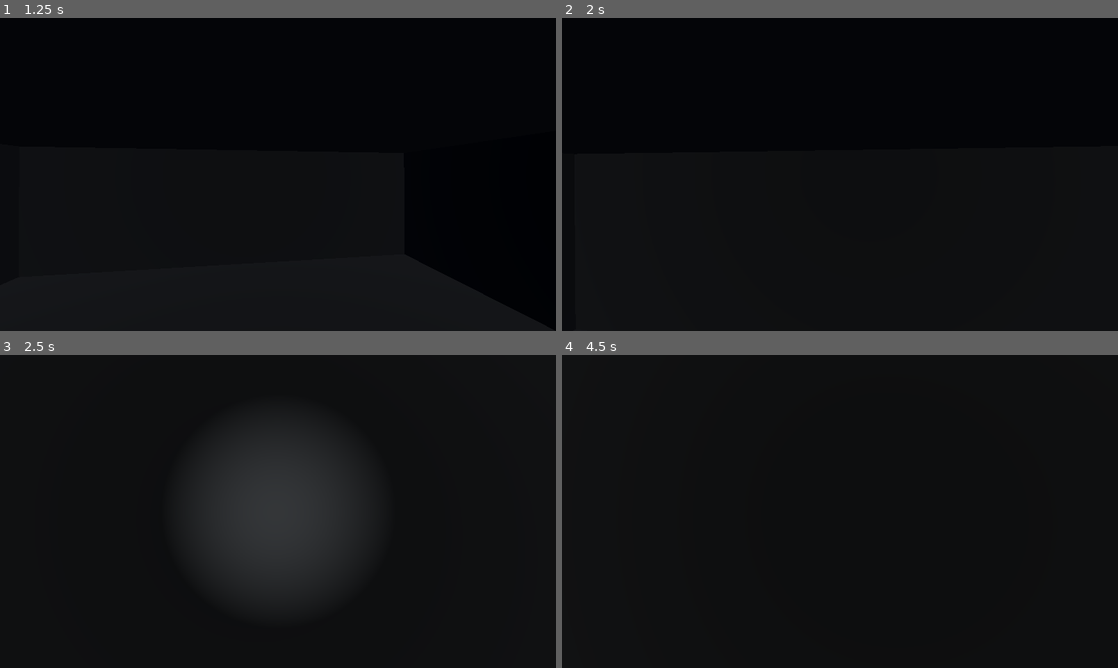
Above: before the commit, frames 1-4 (two rows, left to right).
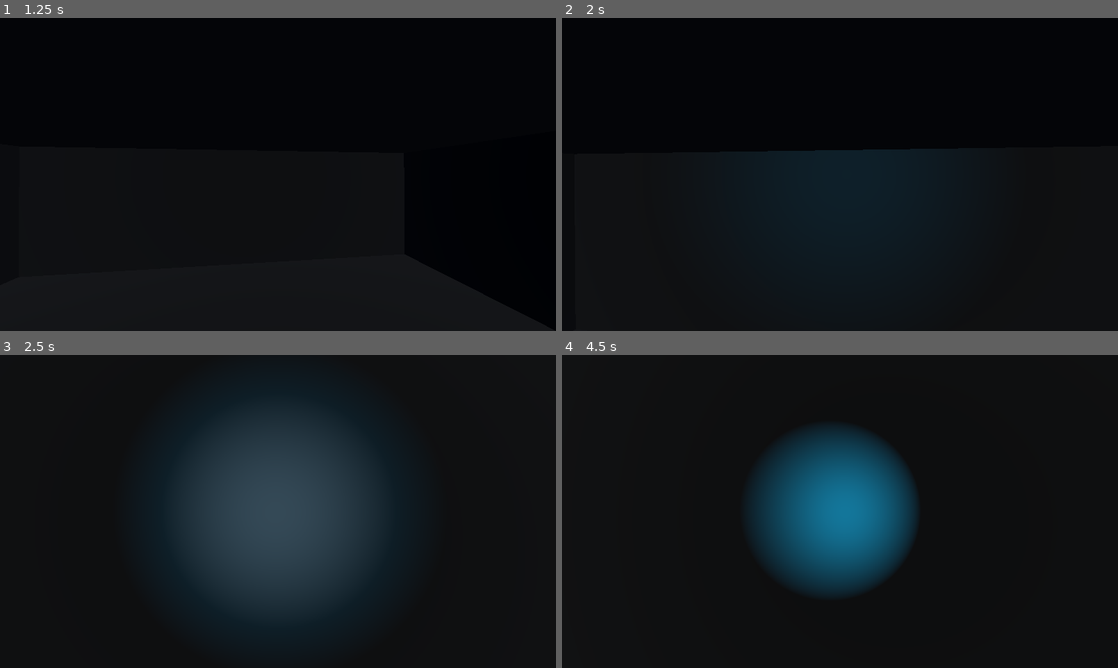
Above: after the commit, the same moments.

Repository: saimerawais1-collab/Echo-Lost
Game: Godot game, scene res://main.tscn
Two runs of this game, one before a commit and one after it. Both use one fixed random seed, a clock stepped at 60 frames per second and the inputs below.
Inputs (mouse positions are in pixels of both pictures, inside the frame that each line leads up to):
- Up to frame 1 (1.25 s): tap Enter (ui_accept) at 0.5, 0.77 s; move the mouse to (305, 174) at 0.52 s; hold Up (ui_up) from 0.53 s (still down); tap F at 0.6 s
- Up to frame 2 (2 s): keep holding Up (ui_up); move the mouse to (812, 174) at 1.27 s; tap R at 1.35 s; tap Enter (ui_accept) at 1.52 s
- Up to frame 3 (2.5 s): keep holding Up (ui_up); move the mouse to (289, 505) at 2.02 s; tap F at 2.1 s
- Up to frame 4 (4.5 s): keep holding Up (ui_up); move the mouse to (834, 517) at 2.77 s; tap R at 2.85, 4.35 s; tap Enter (ui_accept) at 3.02, 3.5, 3.77, 4.25 s; move the mouse to (878, 514) at 3.52 s; tap F at 3.6 s; move the mouse to (795, 508) at 4.27 s

Frame 1 is identical in both runs. In frame 2, 1.2% of the frame differs, in the area x 46-56%, y 42-58%; in frame 3, 15%, in the area x 29-66%, y 20-82%; in frame 4, 13%.
Error before the commit: Invalid access to property or key 'visible' on a base object of type 'null instance'. (res://Player.gd:31)

Commit message:
Add resonance light to laboratory

Diff:
--- a/main.tscn
+++ b/main.tscn
@@ -1,3 +1,4 @@
+
 
 [gd_scene load_steps=10 format=3]
 
@@ -112,6 +113,15 @@
 spot_angle = 35.0
 shadow_enabled = false
 
+[node name="ResonanceLight" type="SpotLight3D" parent="Player/Camera3D"]
+position = Vector3(0, 0, -0.2)
+light_color = Color(0.1, 0.8, 1.0, 1)
+light_energy = 3.0
+spot_range = 10.0
+spot_angle = 45.0
+visible = false
+shadow_enabled = false
+
 [node name="DirectionalLight3D" type="DirectionalLight3D" parent="."]
 rotation = Vector3(-0.7, 0.4, 0)
 light_energy = 0.35
